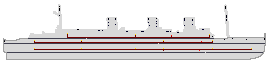
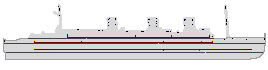
Revision of a layered (268, 70) image; what changed, layer by layer:
painted on "Ropes" over [58, 6, 227, 25]
painted on "Ship" over [5, 6, 260, 60]
showed "Color Fill 1" over [5, 6, 260, 60]
